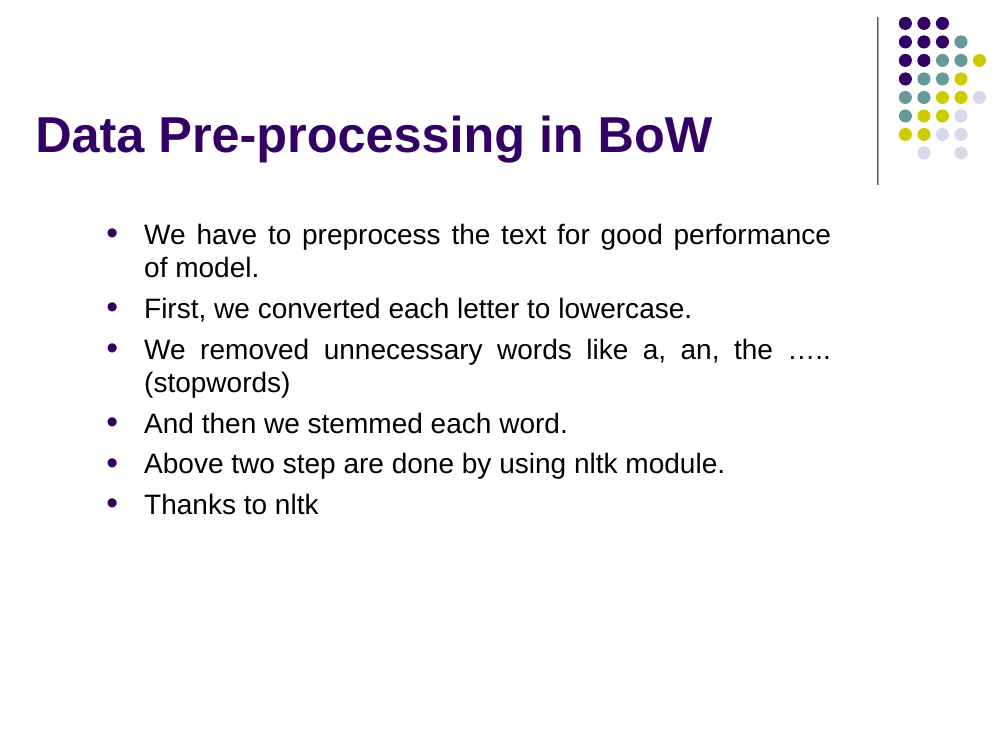
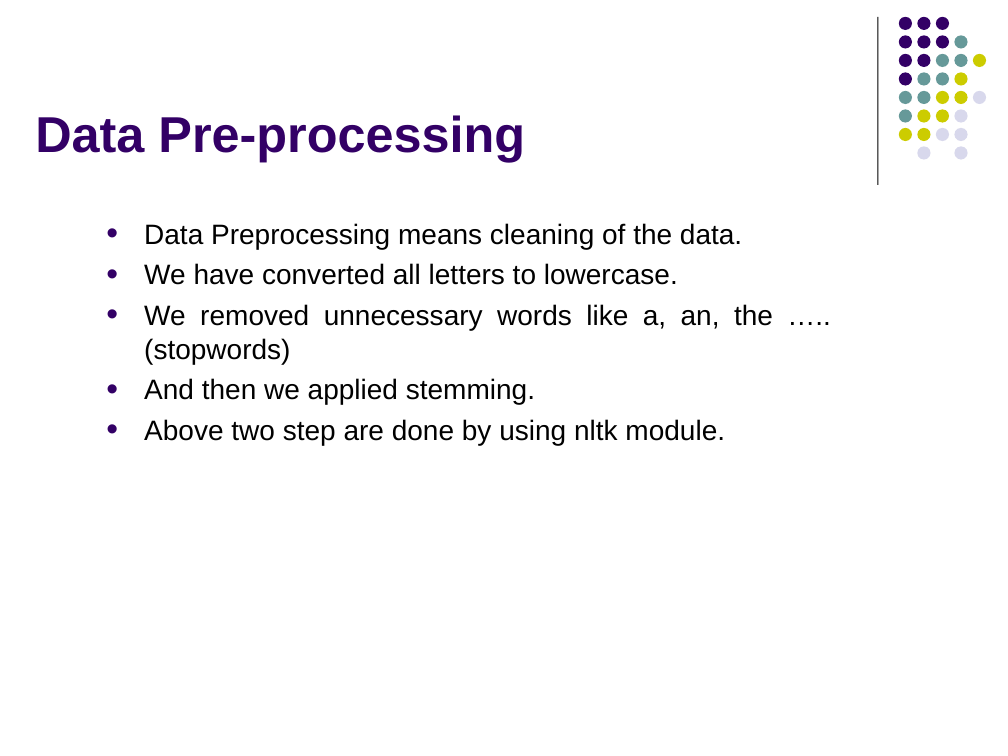
Before and after one commit to manohar9600/Multilingual-SMS-spam-detection-using-RNN, a slide deck: slide 9 of Resources/SPAMNEW PPT.pptx (slide 10 before the commit). Drawn at 1008x756 pixels with LibreOffice and Linux fonts; fonts in the diff are those of the drawing. Boxes give left, top, right and bottom in pixels: in the first picture for what was removed or moved away, otherwise in the second. Text is boxed around its words. In the diff, an @@ line names an element or a change of style, - is before the commit and + after.

```diff
--- a/Resources/SPAMNEW PPT.pptx
+++ b/Resources/SPAMNEW PPT.pptx
@@ title at <box>35,115,525,162</box>: text changed @@
-Data Pre-processing in BoW
+Data Pre-processing
@@ text at <box>144,223,742,285</box>: text changed @@
-• We have to preprocess the text for good performance of model.
-• First, we converted each letter to lowercase.
+• Data Preprocessing means cleaning of the data.
+• We have converted all letters to lowercase.
@@ text at <box>144,378,535,404</box>: text changed @@
-• And then we stemmed each word.
+• And then we applied stemming.
@@ text at <box>144,493,319,515</box>: paragraph removed @@
-• Thanks to nltk
```
Also in this commit, not shown: 19 other slides changed, 13 slides added, 15 slides removed, 10 other files.
